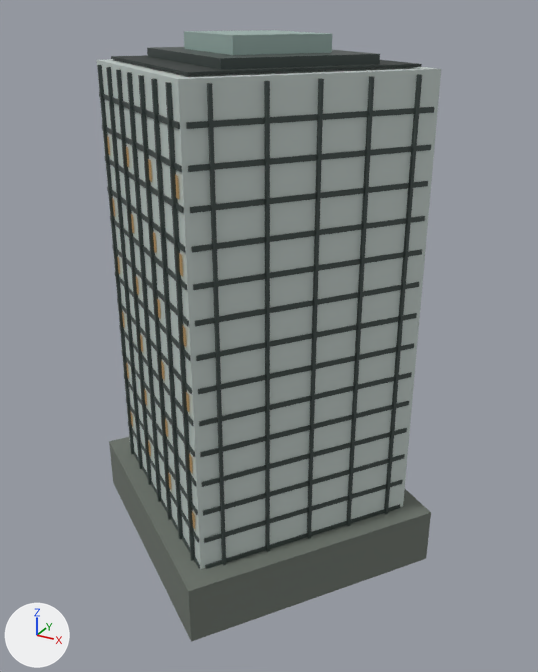
A saved change to the glTF model landmarks/assets/ketong-tower.glb.
Rendered twice from a 50 mm lens placed at (70.3, -122.7, 107.8), pointed at (3.2, -0.8, 46.9). Every picture has the same lights, and +X, +Y and +Z are marked at lower left. The older version comes first.

Before the edit, the objects in view are built like this:
```python
mat_glass = principled_material('glass')
mat_glass.base_color = (0.558, 0.631, 0.604)  # light grey #c5d0cc
mat_glass.metallic = 0.04
mat_glass.roughness = 0.58
mat_glass_alt = principled_material('glass_alt')
mat_glass_alt.base_color = (0.342, 0.468, 0.434)  # grey #9eb6b0
mat_glass_alt.metallic = 0.06
me_crown_box = bpy.data.meshes.new('crown_box')
me_crown_box.from_pydata(...)  # 8 vertices, 12 faces; spans x -23.3..23.3, y -22.3..22.3, z 99.4..101.1
me_crown_box.materials.append(mat_metal)  # dark grey #4a5552
me_crown_box_001 = bpy.data.meshes.new('crown_box.001')
me_crown_box_001.from_pydata(...)  # 8 vertices, 12 faces; spans x -14.6..14.6, y -14.0..14.0, z 100.8..104.0
me_crown_box_001.materials.append(mat_glass_alt)  # grey #9eb6b0
me_envelope = bpy.data.meshes.new('envelope')
me_envelope.from_pydata(...)  # 8 vertices, 12 faces; spans x -32.6..32.6, y -32.2..32.2, z 0.0..98.8
me_envelope.materials.append(mat_glass)  # light grey #c5d0cc
ob_crown_box = bpy.data.objects.new('crown_box', me_crown_box)
ob_crown_box.location = (0.0, 0.0, 0.0)
ob_crown_box_001 = bpy.data.objects.new('crown_box.001', me_crown_box_001)
ob_crown_box_001.location = (0.0, 0.0, 0.0)
ob_envelope = bpy.data.objects.new('envelope', me_envelope)
ob_envelope.location = (0.0, 0.0, 0.0)
# also in view: 'fins' at (0.0, 0.0, 49.3); 'podium' at (0.0, 0.0, 6.0); 'night_windows' at (0.0, 0.0, 46.2); 'roof_deck' at (0.0, 0.0, 99.2); 'floor_bands' at (0.0, 0.0, 49.3)
```
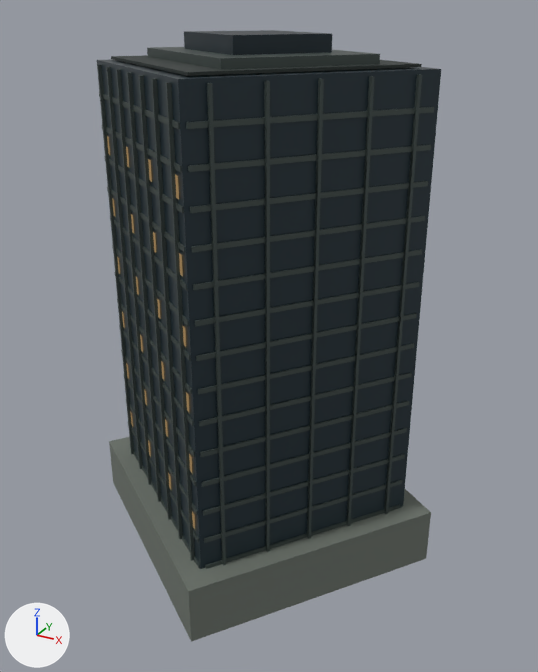
Pixel boxes [x1, y1, x2, y2] of what changed, in the pictures (538 x 672 px):
'envelope', recoloured (darker)
    both: [97, 59, 441, 569]
'crown_box.001', recoloured (grey to dark blue)
    both: [184, 30, 332, 55]

What the commit changed:
Material 'glass' (mat_glass) changes colour from light grey #c5d0cc to dark blue #24343c; in linear values from (0.558, 0.631, 0.604) to (0.0176, 0.0343, 0.0452).
Material 'glass_alt' (mat_glass_alt) changes colour from grey #9eb6b0 to dark blue #1c2c34; in linear values from (0.342, 0.468, 0.434) to (0.0116, 0.0252, 0.0343).
